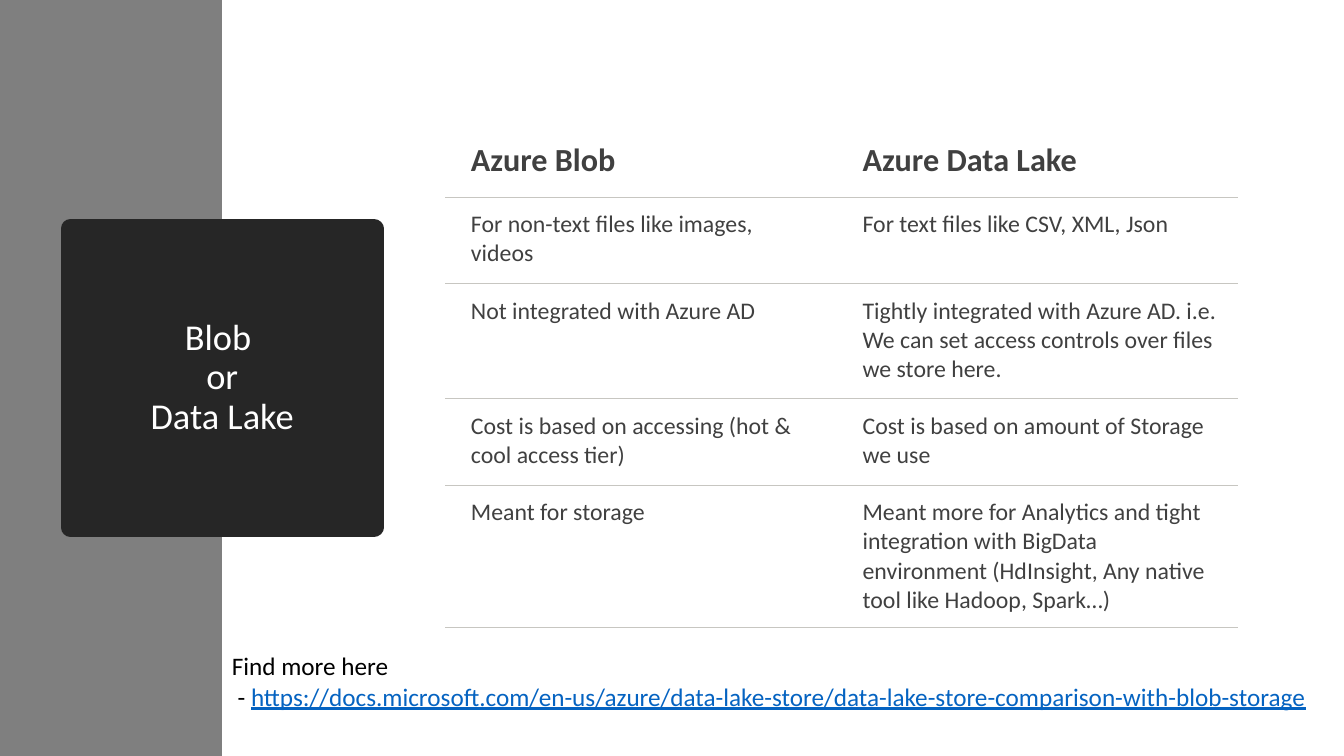
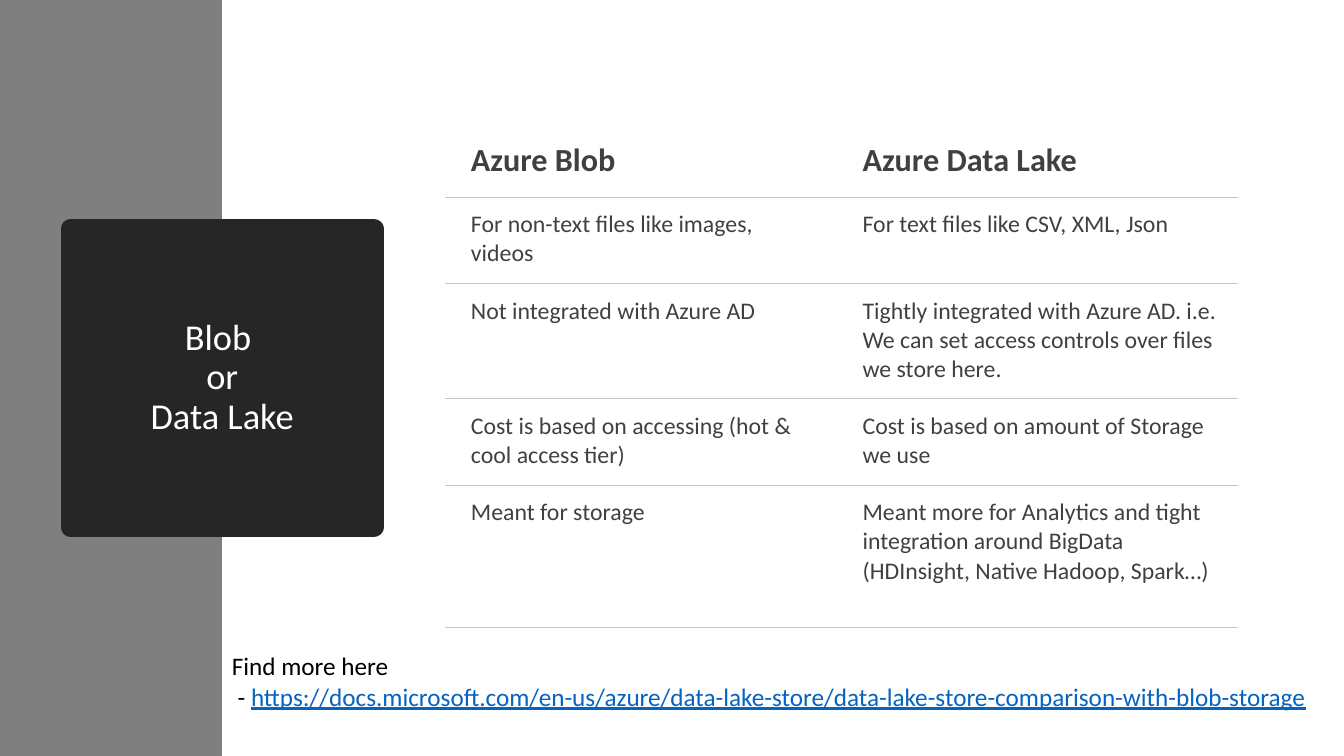
Before and after one commit to dinesarun/azurevidyapeeth, a slide deck: slide 13 of Feb26-AzureDataLake/AzureDataLake+Hadoop3.0.pptx (slide 12 before the commit). Drawn at 1344x756 pixels with LibreOffice and Linux fonts; fonts in the diff are those of the drawing. Boxes give left, top, right and bottom in pixels: in the first picture for what was removed or moved away, otherwise in the second. Text is boxed around its words. In the diff, an @@ line names an element or a change of style, - is before the commit and + after.

```diff
--- a/Feb26-AzureDataLake/AzureDataLake+Hadoop3.0.pptx
+++ b/Feb26-AzureDataLake/AzureDataLake+Hadoop3.0.pptx
@@ table at bbox=[446, 128, 1238, 628] @@
-row 5, column 2: Meant more for Analytics and tight integration with BigData environment (HdInsight, Any native tool like Hadoop, Spark…)
+row 5, column 2: Meant more for Analytics and tight integration around BigData (HDInsight, Native Hadoop, Spark…)
```
Also in this commit, not shown: 6 other slides changed, 1 slide added, 1 slide removed.
